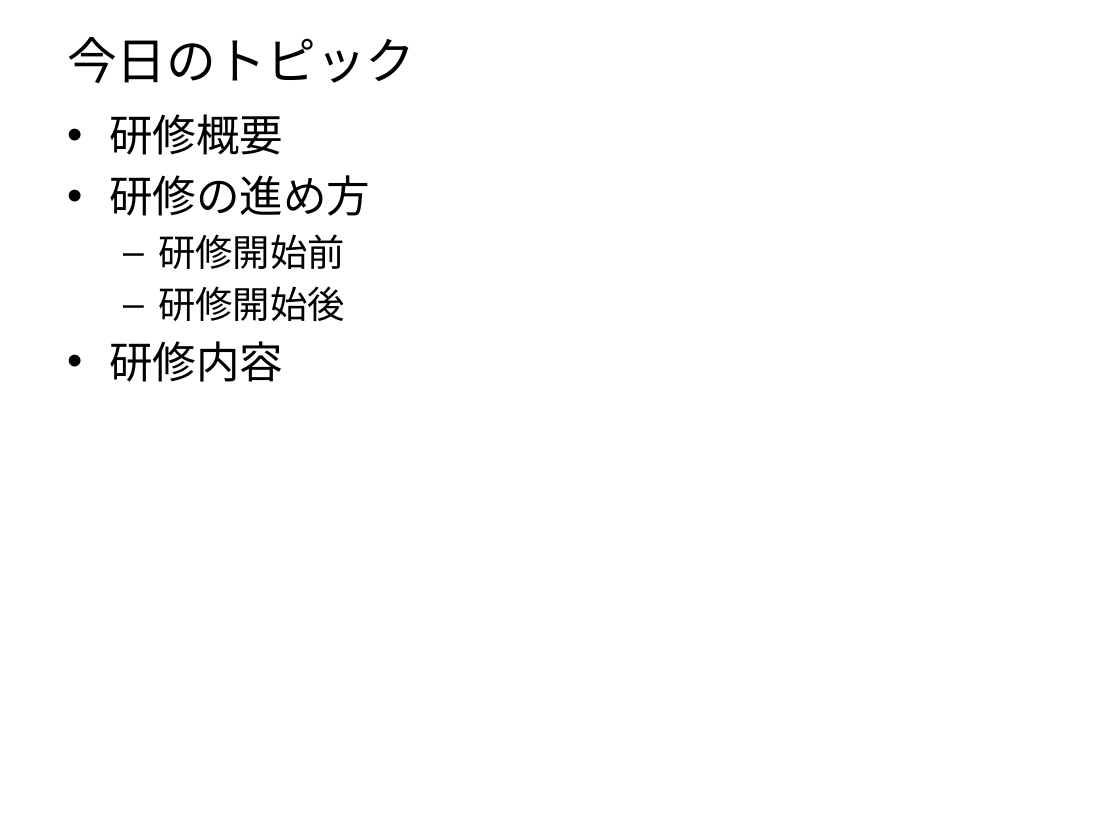
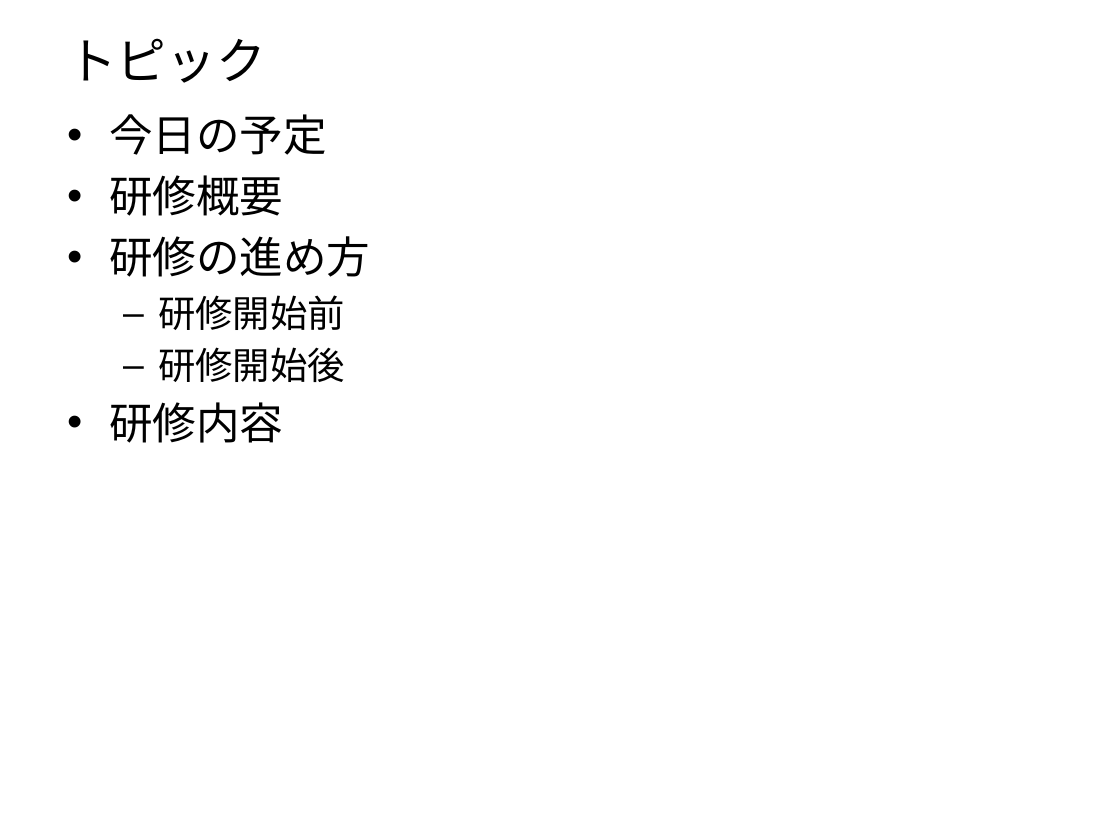
Before and after one commit to N-Saito/Training, a slide deck: slide 1 of 全体説明.pptx. Drawn at 1120x840 pixels with LibreOffice and Linux fonts; fonts in the diff are those of the drawing. Boxes give left, top, right and bottom in pixels: in the first picture for what was removed or moved away, otherwise in the second. Text is boxed around its words. In the diff, an @@ line names an element or a change of style, - is before the commit and + after.

```diff
--- a/全体説明.pptx
+++ b/全体説明.pptx
@@ title at [67,38,266,83]: text changed @@
-今日のトピック
+トピック
@@ text at [109,114,327,155]: paragraph added @@
+• 今日の予定
```
Also in this commit, not shown: 4 other slides changed, 6 slides added, 4 slides removed.
